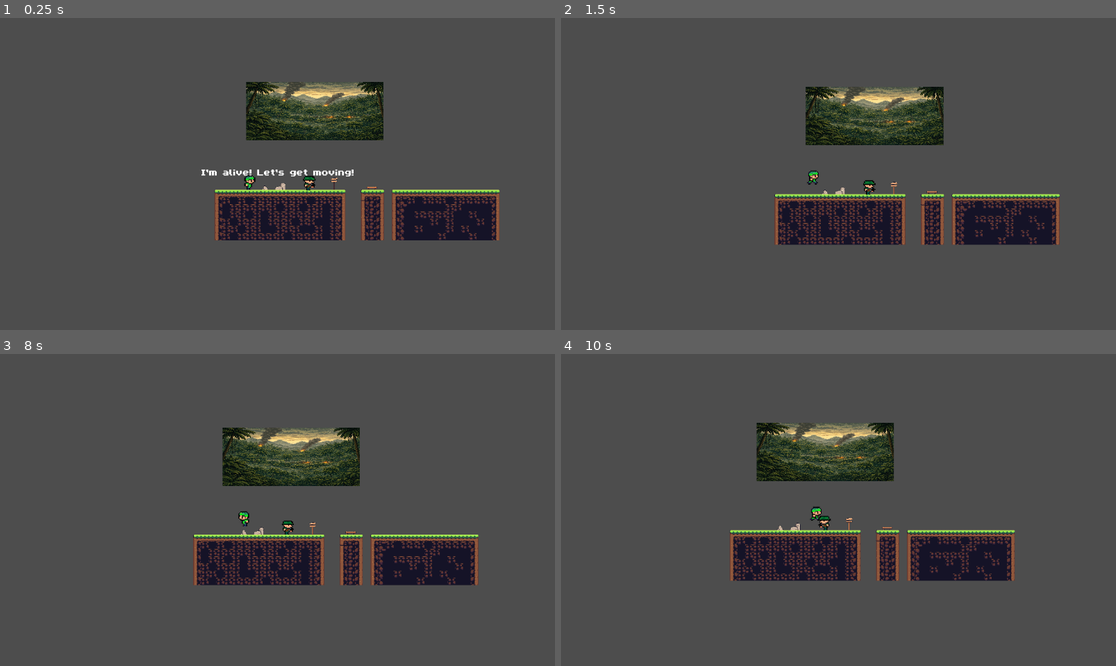
Above: before the commit, frames 1-4 (two rows, left to right).
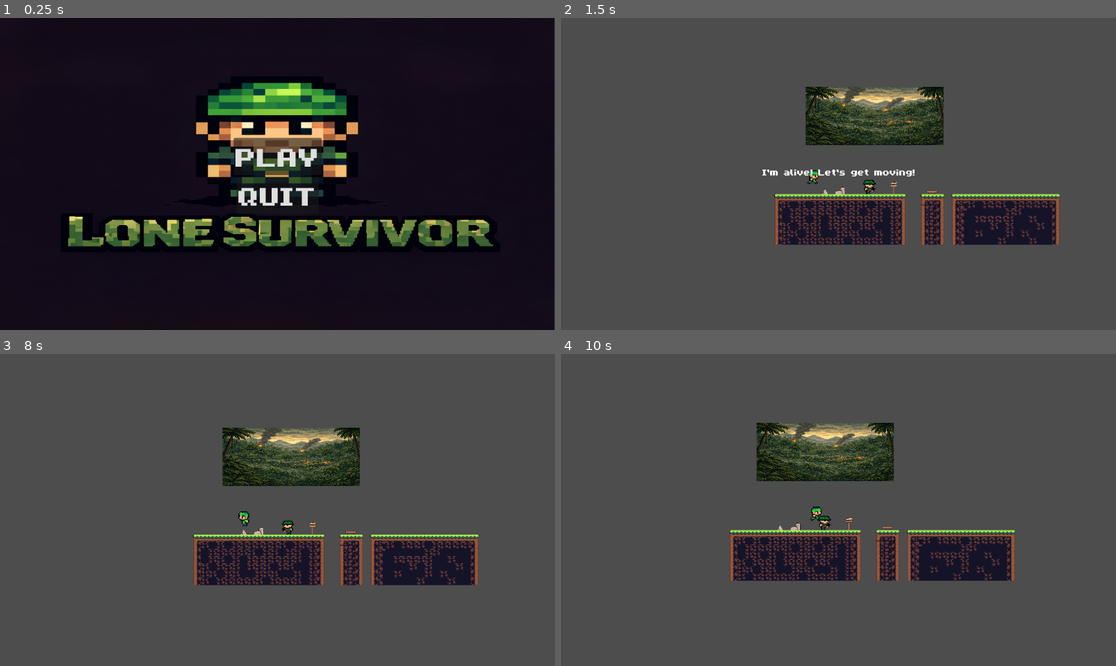
Above: after the commit, the same moments.

Repository: StanislavVacula/Maturitni_projekt_hra_Lone_Survivor
Game: Godot game, scene res://scenes/main_menu.tscn
Two runs of this game, one before a commit and one after it. Both use one fixed random seed, a clock stepped at 60 frames per second and the inputs below. Before the commit the project starts from res://scenes/tutorial.tscn.
Inputs (mouse positions are in pixels of both pictures, inside the frame that each line leads up to):
- Up to frame 1 (0.25 s): no input
- Up to frame 2 (1.5 s): click (838, 155) at 0.5 s, where only the run after the commit has a clickable "PLAY"; tap Enter (ui_accept) at 1.25 s; hold Right (ui_right) from 1.28 s (still down)
- Up to frame 3 (8 s): tap Enter (ui_accept) at 1.52, 2.27, 3.77, 4.52, 5.27, 6.77, 7.52 s; release Right (ui_right) at 2.78 s; hold Left (ui_left) 2.78-3.53 s; hold Right (ui_right) 3.53-5.03 s; hold Left (ui_left) 5.03-5.78 s; hold Right (ui_right) 5.78-6.53 s; hold Left (ui_left) from 6.53 s (still down)
- Up to frame 4 (10 s): release Left (ui_left) at 8.03 s; hold Right (ui_right) from 8.03 s (still down); tap Enter (ui_accept) at 8.27, 9.77 s

The runs differ from the first frame. In frame 1, 98% of the frame differs, in the area x 0-100%, y 0-100%; in frame 2, 1.0%; in frame 3, less than 0.1%; in frame 4, less than 0.1%.

Commit message:
Main menu done

Diff:
--- a/Lone Survivor/project.godot
+++ b/Lone Survivor/project.godot
@@ -11,7 +11,7 @@
 [application]
 
 config/name="Lone Survivor"
-run/main_scene="res://scenes/tutorial.tscn"
+run/main_scene="uid://deeerk63lmiop"
 config/features=PackedStringArray("4.4", "Forward Plus")
 config/icon="res://icon.svg"
 
--- a/Lone Survivor/scenes/main_menu.tscn
+++ b/Lone Survivor/scenes/main_menu.tscn
@@ -1,26 +1,49 @@
-[gd_scene load_steps=2 format=3 uid="uid://deeerk63lmiop"]
+[gd_scene load_steps=4 format=3 uid="uid://deeerk63lmiop"]
 
 [ext_resource type="Script" uid="uid://c33go3684q26t" path="res://scripts/main_menu.gd" id="1_l6cm7"]
+[ext_resource type="Texture2D" uid="uid://br8kllnobsdyi" path="res://assets/logo_hry.png" id="2_ekxnf"]
+[ext_resource type="FontFile" uid="uid://cgiofxek16awx" path="res://assets/fonts/ByteBounce.ttf" id="3_bqqt6"]
 
 [node name="MainMenu" type="Control"]
 layout_mode = 3
 anchors_preset = 0
 script = ExtResource("1_l6cm7")
 
+[node name="Background" type="TextureRect" parent="."]
+layout_mode = 0
+offset_right = 1151.0
+offset_bottom = 1085.0
+scale = Vector2(1, 0.6)
+texture = ExtResource("2_ekxnf")
+
 [node name="VBoxContainer" type="VBoxContainer" parent="."]
-layout_mode = 0
-offset_right = 40.0
-offset_bottom = 40.0
-
-[node name="Label" type="Label" parent="VBoxContainer"]
-layout_mode = 2
-text = "Lone Survivor"
+layout_mode = 1
+anchors_preset = 8
+anchor_left = 0.5
+anchor_top = 0.5
+anchor_right = 0.5
+anchor_bottom = 0.5
+offset_left = 2.0
+offset_top = 3.0
+offset_right = 1151.0
+offset_bottom = 654.0
+grow_horizontal = 2
+grow_vertical = 2
+alignment = 1
 
 [node name="PlayButton" type="Button" parent="VBoxContainer"]
 layout_mode = 2
+size_flags_horizontal = 4
+size_flags_vertical = 4
+theme_override_fonts/font = ExtResource("3_bqqt6")
+theme_override_font_sizes/font_size = 100
 text = "PLAY
 "
 
 [node name="QuitButton" type="Button" parent="VBoxContainer"]
 layout_mode = 2
+size_flags_horizontal = 4
+size_flags_vertical = 4
+theme_override_fonts/font = ExtResource("3_bqqt6")
+theme_override_font_sizes/font_size = 100
 text = "QUIT"
--- a/Lone Survivor/scripts/main_menu.gd
+++ b/Lone Survivor/scripts/main_menu.gd
@@ -1,7 +1,16 @@
 extends Control
 
+@onready var play_button = $VBoxContainer/PlayButton
+@onready var quit_button = $VBoxContainer/QuitButton
+
+@export var game_scene_path: String = "res://scenes/tutorial.tscn"
+
+func _ready():
+	play_button.pressed.connect(_on_play_pressed)
+	quit_button.pressed.connect(_on_quit_pressed)
+
 func _on_play_pressed():
-	get_tree().change_scene_to_file("res://scenes/Level.tscn")
+	get_tree().change_scene_to_file(game_scene_path)
 
 func _on_quit_pressed():
 	get_tree().quit()
